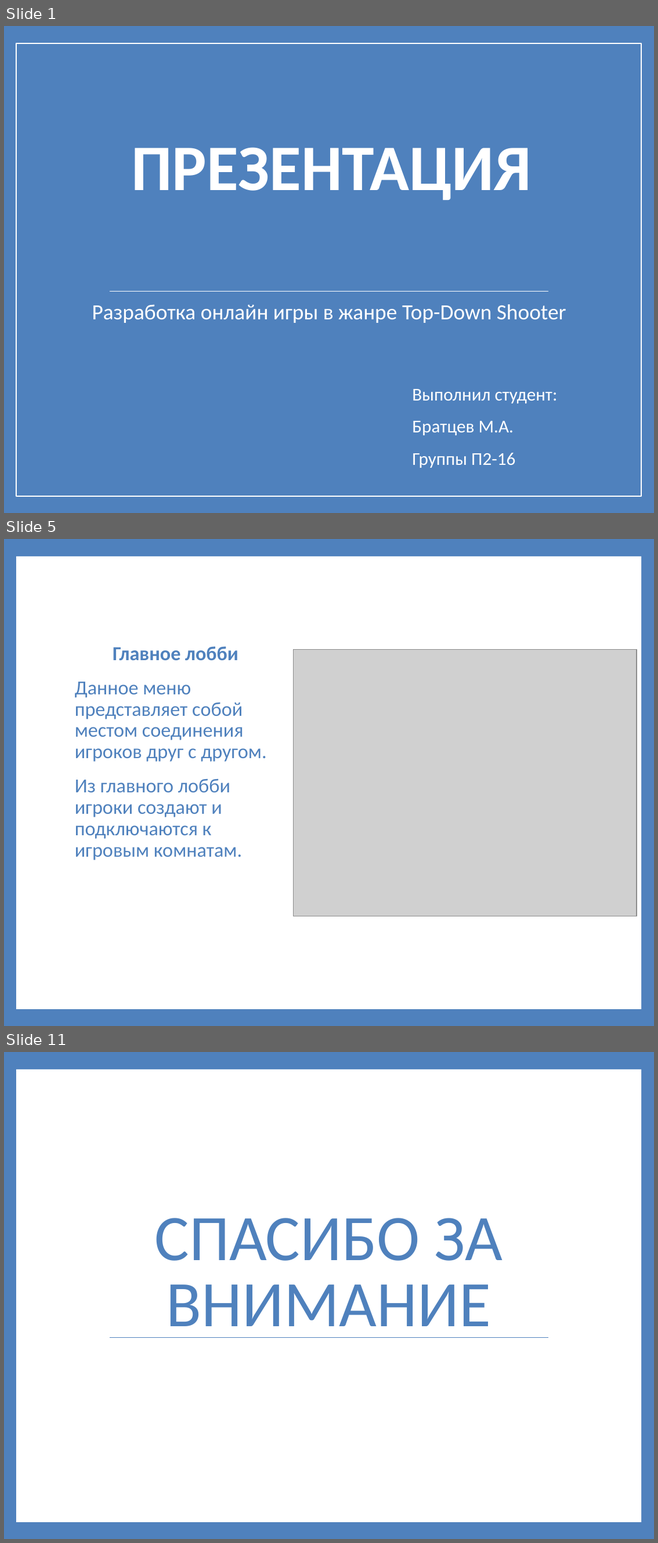
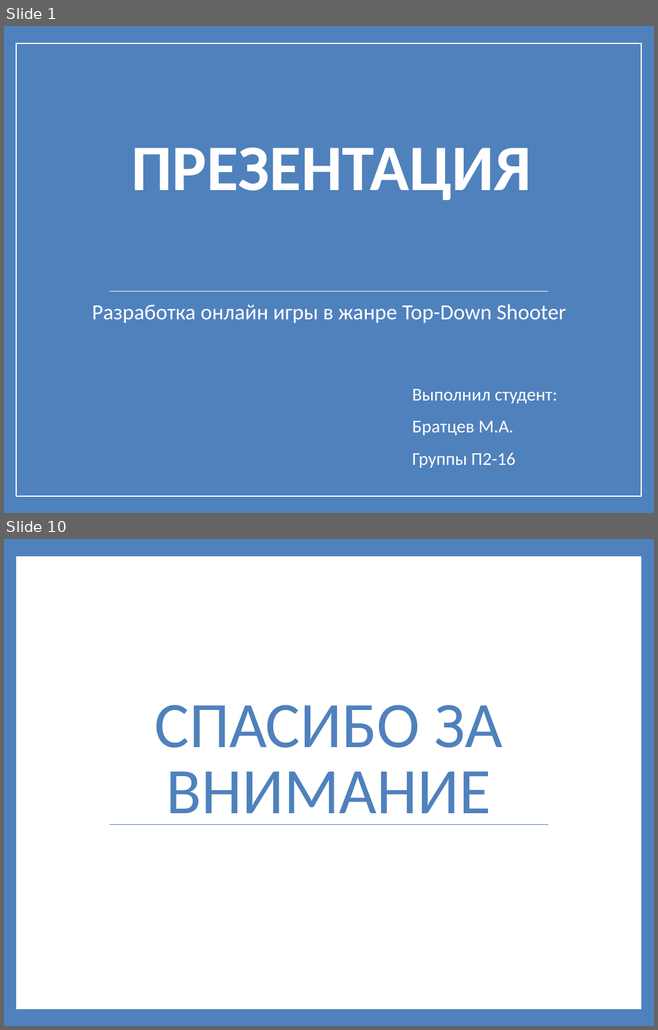
Before and after one commit to prog-kkkmt/pdp-p2-16, a slide deck: Презентация Братцев.pptx. Shown one above the other, each under a label of ours: slides 1, 5 and 11 before the commit, slides 1 and 10 after it; the slides between them are not shown. The pictures are 658x1543 and 658x1030 pixels, drawn with LibreOffice and Linux fonts; fonts in the diff are those of the drawing; grey boxes stand for pictures. Boxes give left, top, right and bottom in pixels: in the first picture for what was removed or moved away, otherwise in the second. Text is boxed around its words. In the diff, an @@ line names an element or a change of style, - is before the commit and + after.

```diff
--- a/Презентация Братцев.pptx
+++ b/Презентация Братцев.pptx
@@ slide 5 removed at (x1=4, y1=539, x2=654, y2=1026), background #4F81BD; not listed: 1 template element that a slide beside it also shows @@
@@ text removed at (x1=75, y1=646, x2=266, y2=860) @@
-Главное лобби
-Данное меню представляет собой местом соединения игроков друг с другом.
-Из главного лобби игроки создают и подключаются к игровым комнатам.
@@ picture removed at (x1=293, y1=649, x2=636, y2=917) @@
@@ what was slide 11 is now slide 10 @@
```
Also in this commit, not shown: 8 slides added, 8 other slides removed.
